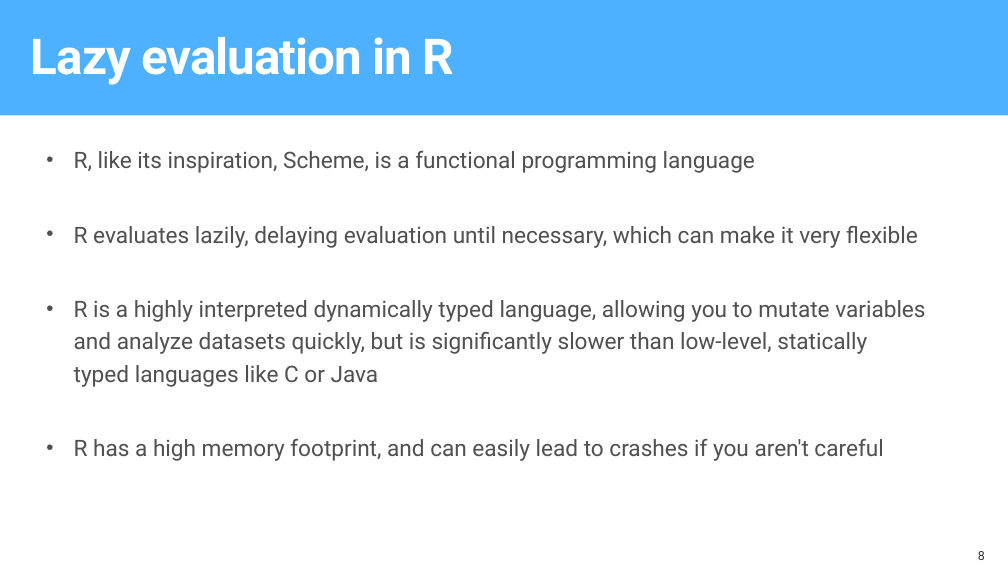
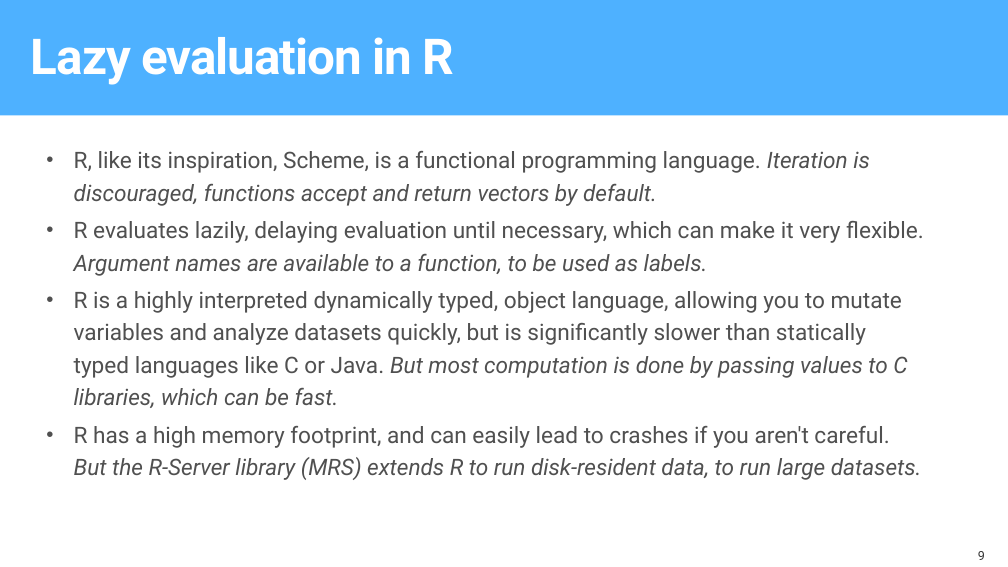
Before and after one commit to microsoft/AI-Immersion-Workshop, a slide deck: slide 9 of Applied Machine Learning for Developers/R server Tools for scaling R using Azure/docs/ToolsForScalingRUsingAzure.pptx (slide 8 before the commit). Drawn at 1008x567 pixels with LibreOffice and Linux fonts; fonts in the diff are those of the drawing; background and template pictures are left out. Boxes give left, top, right and bottom in pixels: in the first picture for what was removed or moved away, otherwise in the second. Text is boxed around its words. In the diff, an @@ line names an element or a change of style, - is before the commit and + after.

```diff
--- a/Applied Machine Learning for Developers/R server Tools for scaling R using Azure/docs/ToolsForScalingRUsingAzure.pptx
+++ b/Applied Machine Learning for Developers/R server Tools for scaling R using Azure/docs/ToolsForScalingRUsingAzure.pptx
@@ text at (74, 151, 924, 480): text changed @@
-• R, like its inspiration, Scheme, is a functional programming language
-• R evaluates lazily, delaying evaluation until necessary, which can make it very flexible
-• R is a highly interpreted dynamically typed language, allowing you to mutate variables and analyze datasets quickly, but is significantly slower than low-level, statically typed languages like C or Java
-• R has a high memory footprint, and can easily lead to crashes if you aren't careful
+• R, like its inspiration, Scheme, is a functional programming language. Iteration is discouraged, functions accept and return vectors by default.
+• R evaluates lazily, delaying evaluation until necessary, which can make it very flexible. Argument names are available to a function, to be used as labels.
+• R is a highly interpreted dynamically typed, object language, allowing you to mutate variables and analyze datasets quickly, but is significantly slower than statically typed languages like C or Java. But most computation is done by passing values to C libraries, which can be fast.
+• R has a high memory footprint, and can easily lead to crashes if you aren't careful. But the R-Server library (MRS) extends R to run disk-resident data, to run large datasets.
```
Also in this commit, not shown: 11 other slides changed, 3 slides added, 3 other files.
